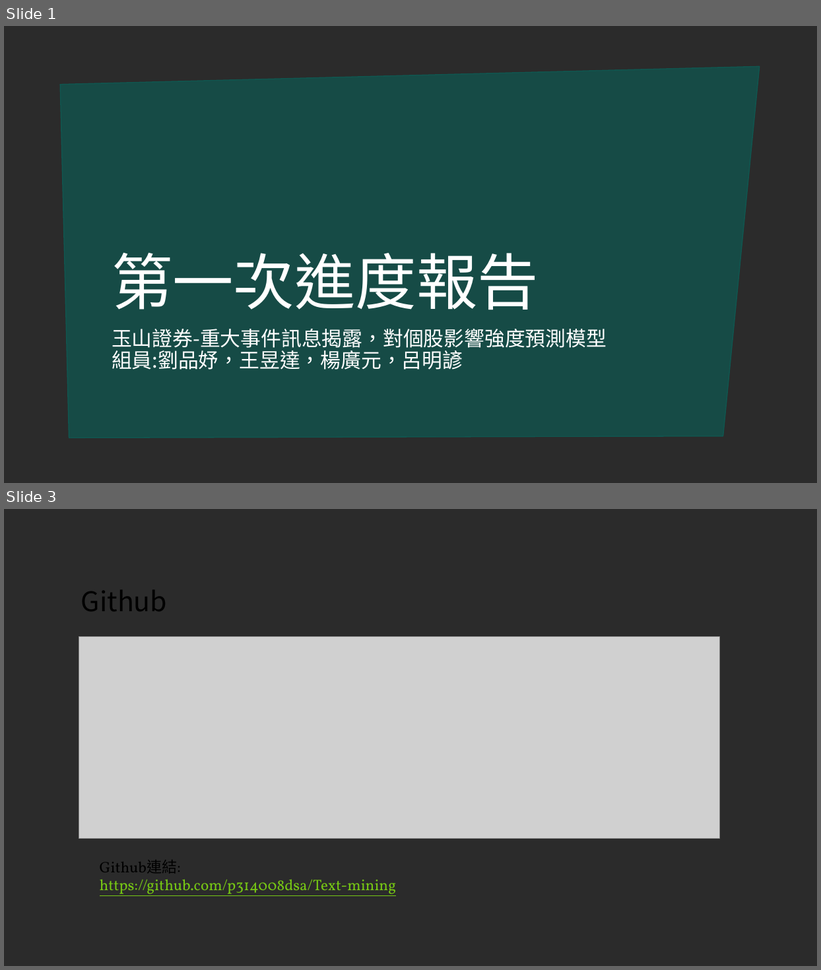
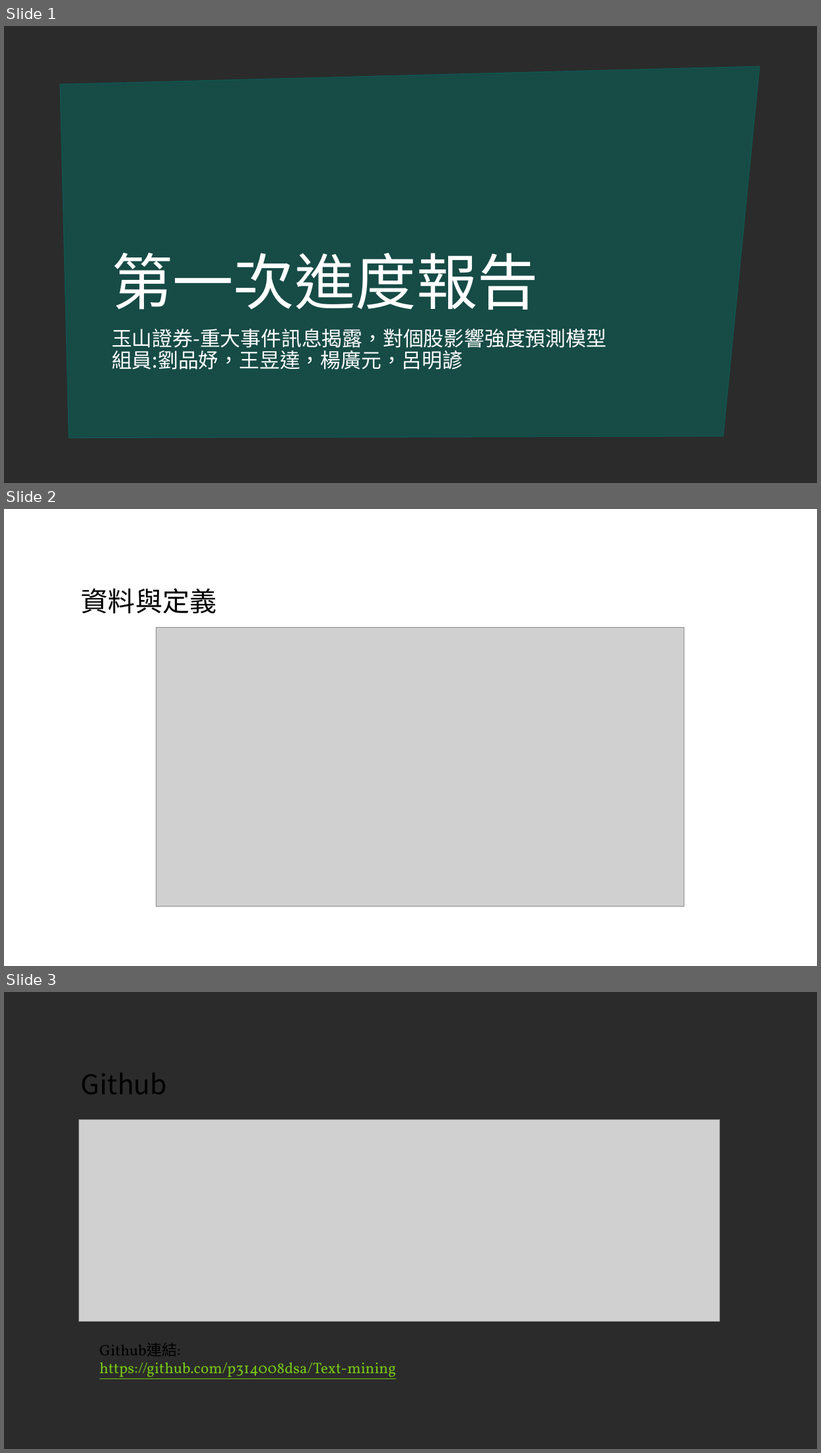
Before and after one commit to penny369/database-forclasss, a slide deck: 第一次進度報告.pptx. Shown one above the other, each under a label of ours: slides 1 and 3 before the commit, slides 1, 2 and 3 after it; the slides between them are not shown. The pictures are 821x970 and 821x1453 pixels, drawn with LibreOffice and Linux fonts; fonts in the diff are those of the drawing; grey boxes stand for pictures; background and template pictures are left out; a plain dark background stands for a picture behind light text. Boxes give left, top, right and bottom in pixels: in the first picture for what was removed or moved away, otherwise in the second. Text is boxed around its words. In the diff, an @@ line names an element or a change of style, - is before the commit and + after.

```diff
--- a/第一次進度報告.pptx
+++ b/第一次進度報告.pptx
@@ slide 2 added at <box>4,509,817,966</box>, background picture (left out) @@
@@ title added at <box>81,588,217,614</box>, 32 pt, text #000000 @@
+資料與定義
@@ picture added at <box>156,627,684,907</box> @@
```
